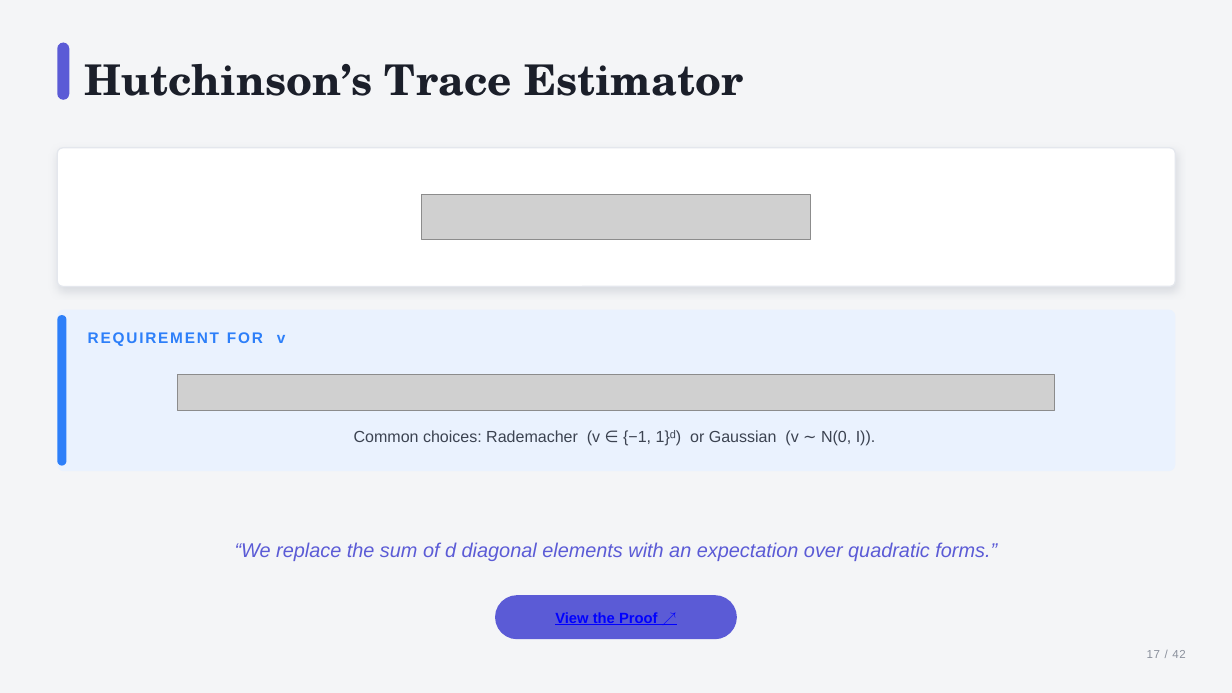
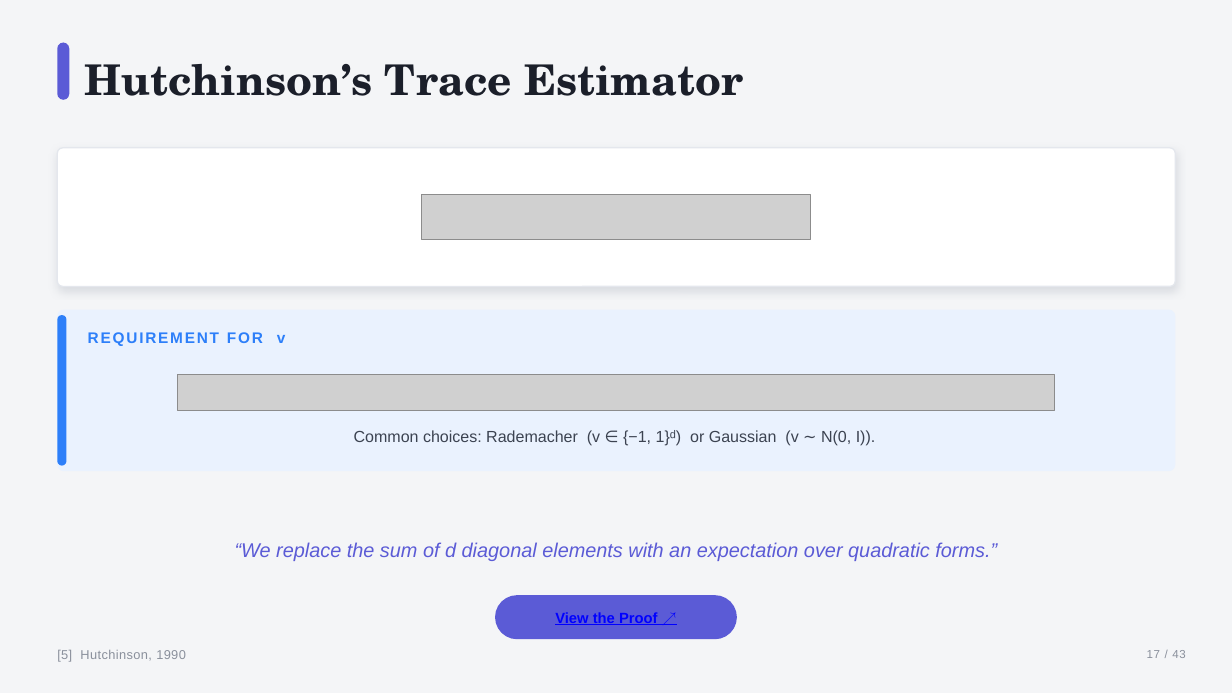
Before and after one commit to sudarshan1994/sudarshan1994.github.io, a slide deck: slide 17 of diffusion/diffusion_models_polished.pptx. Drawn at 1232x693 pixels with LibreOffice and Linux fonts; fonts in the diff are those of the drawing; grey boxes stand for pictures. Boxes give left, top, right and bottom in pixels: in the first picture for what was removed or moved away, otherwise in the second. Text is boxed around its words. In the diff, an @@ line names an element or a change of style, - is before the commit and + after.

```diff
--- a/diffusion/diffusion_models_polished.pptx
+++ b/diffusion/diffusion_models_polished.pptx
@@ text added at [57, 650, 186, 662], 10 pt, text #8A909C @@
+[5] Hutchinson, 1990
```
Also in this commit, not shown: 33 other slides changed, 1 slide added, 3 other files.
